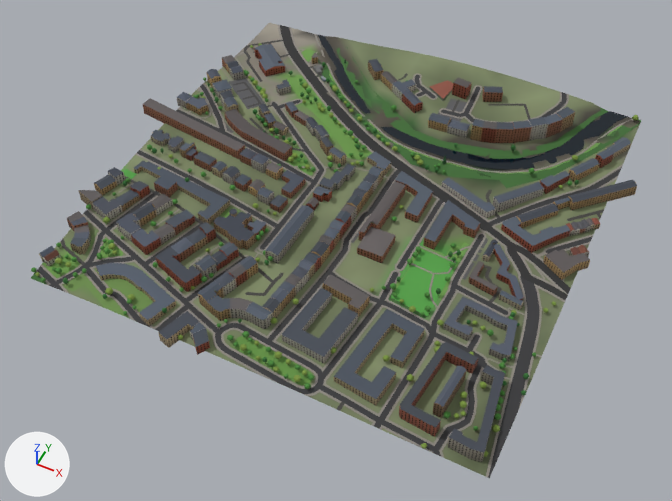
Renders of the glTF model glasgow-subway/data/city/city_6_0.glb from each side of a commit.
Camera for both pictures: a 50 mm lens placed at (-43.0, 1588.0, 771.0), pointed at (-347.0, 2194.0, 14.0). Arrows for +X, +Y and +Z are at lower left; the lights stay in place. The first picture is the older version. Where no turn or scale is listed for an object, it has been applied to the vertices. Vertices at exactly the same position are counted once.

Objects in the first picture: 'buildings_6_0', 'green_6_0', 'roads_6_0', 'terrain_6_0', 'water_6_0' and 8 more.
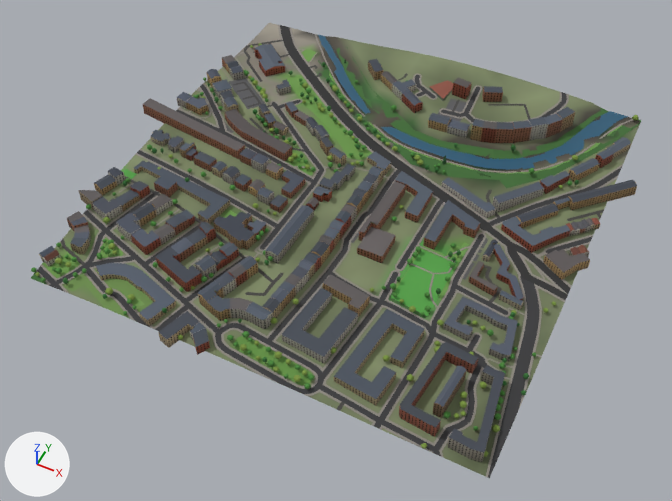
Changed parts and their boxes (x1, y1, x2, y2) in the pictures (672 x 501 px):
'buildings_6_0', reshaped: (39, 44, 637, 462) in both
'water_6_0', surface changed, recoloured: (318, 34, 628, 170) in both
part 1 of me_buildings_6_0, deleted: before (229, 209, 237, 217)
part 2 of me_buildings_6_0, deleted: before (313, 65, 323, 75)
part 3 of me_buildings_6_0, deleted: before (312, 53, 318, 64)

The change, as a list of edits to the scene's bpy script:
```text
Change mat_mat_wall_stone:
    add n5 = _N.new('ShaderNodeMapping'); n5.name = 'Mapping'
    add n5.inputs[1].default_value = (0.0, -64.0, 0.0)  # 'Location'
    add n5.inputs[3].default_value = (128.0, 128.0, 1.0)  # 'Scale'
    add n6 = _N.new('ShaderNodeUVMap'); n6.name = 'UV Map'
    add n6.uv_map = 'UVMap'
    where n4 = _N.new('ShaderNodeTexImage'); n4.name = 'Image Texture'
    add _L.new(n5.outputs[0], n4.inputs[0])  # 'Vector' to 'Vector'
    add _L.new(n6.outputs[0], n5.inputs[0])  # 'UV' to 'Vector'
Change mat_mat_water:
    where n2 = _N.new('ShaderNodeMix'); n2.name = 'Mix'
    n2.inputs[7].default_value: (0.0331, 0.0946, 0.133, 1.0) -> (0.787, 0.89, 1.0, 1.0)  # 'B', dark cyan #335766 -> 'B', pale blue #e5f2ff
Change me_buildings_6_0:
    used by ob_buildings_6_0; location = (-354.0, 2226.0, 57.0)
    remove me_buildings_6_0.from_pydata(...)  # 4678 vertices, 5874 faces; spans x -278.0..278.0, y -238.0..238.0, z -23.0..23.0
    add me_buildings_6_0.from_pydata(...)  # 2932 vertices, 3427 faces; spans x -278.0..278.0, y -238.0..238.0, z -23.0..23.0
    me_buildings_6_0 part 1: the loose piece of 38 vertices spanning x -99.0..-91.0, y -74.0..-66.0, z -8.0..5.0 is deleted
    me_buildings_6_0 part 2: the loose piece of 12 vertices spanning x -140.0..-126.0, y 192.0..209.0, z -8.0..-3.0 is deleted
    me_buildings_6_0 part 3: the loose piece of 10 vertices spanning x -149.0..-141.0, y 209.0..222.0, z -9.0..1.0 is deleted
    other edits to the shape of me_buildings_6_0 do not show in these pictures
Change me_water_6_0:
    where me_water_6_0.from_pydata(...)  # 80 vertices, 78 faces; spans x -205.0..205.0, y -78.0..78.0, z -7.0..7.0
    used by ob_water_6_0; location = (-321.0, 2422.0, 52.0)
    me_water_6_0 part 4: 78 faces centred in x -203.0..203.0, y -72.0..78.0, z -7.0..7.0 are repainted in the vertex colours; the middle colour goes from dark blue #2a4d5c to dark blue #326076
```
